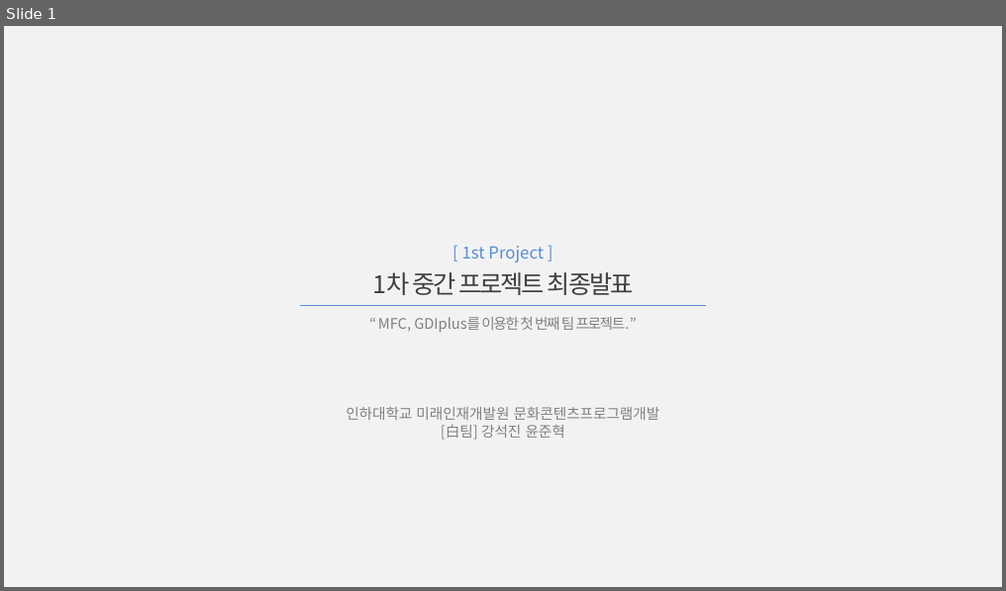
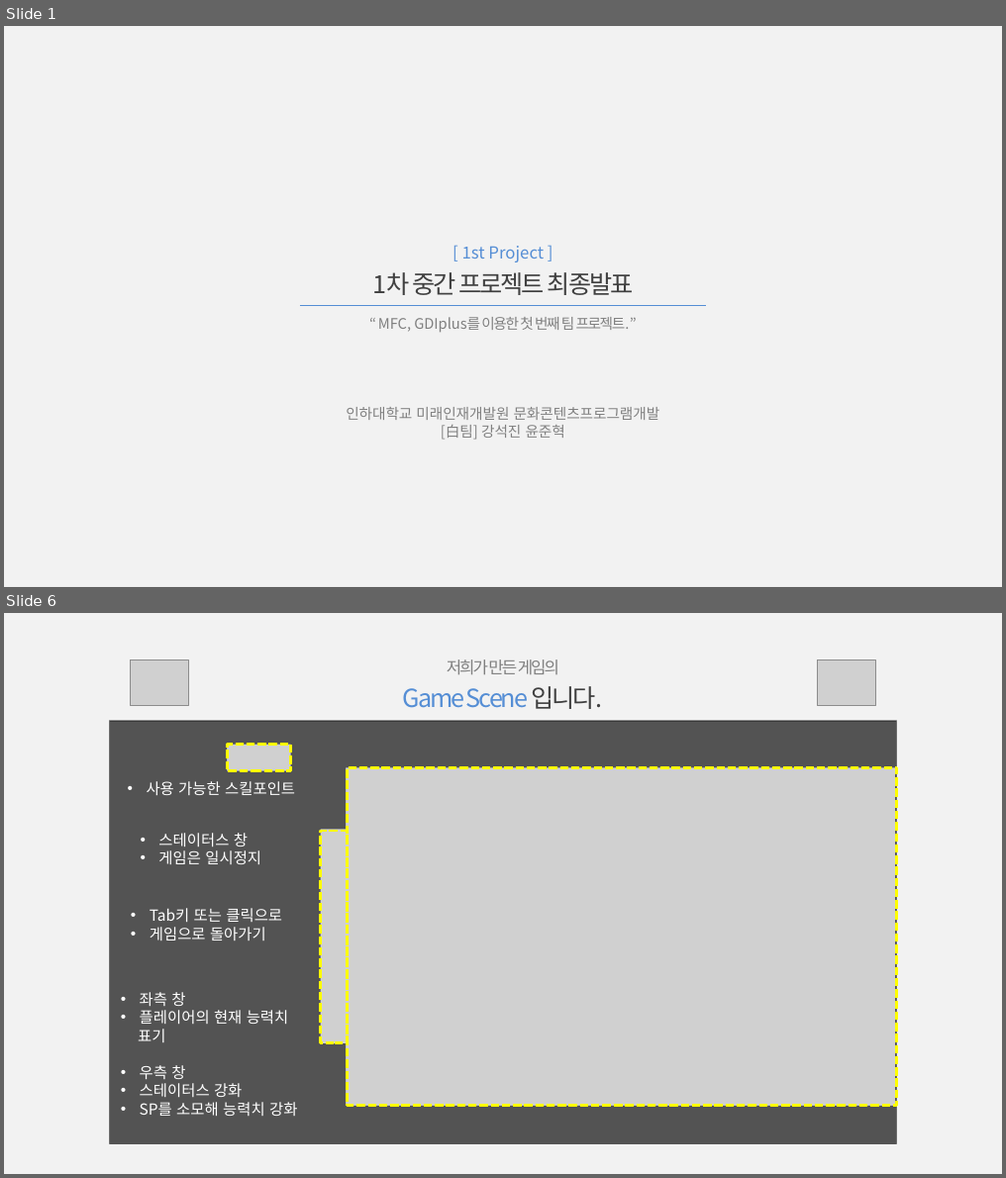
Before and after one commit to Hanel99/inha_1stproject, a slide deck: 기타/1차중간프로젝트_최종발표_白팀_강석진윤준혁.pptx. Shown one above the other, each under a label of ours: slide 1 before the commit, slides 1 and 6 after it; the slides between them are not shown. The pictures are 1006x591 and 1006x1178 pixels, drawn with LibreOffice and Linux fonts; fonts in the diff are those of the drawing; grey boxes stand for pictures. Boxes give left, top, right and bottom in pixels: in the first picture for what was removed or moved away, otherwise in the second. Text is boxed around its words. In the diff, an @@ line names an element or a change of style, - is before the commit and + after.

```diff
--- a/기타/1차중간프로젝트_최종발표_白팀_강석진윤준혁.pptx
+++ b/기타/1차중간프로젝트_최종발표_白팀_강석진윤준혁.pptx
@@ slide 6 added at [4, 613, 1002, 1174], background #F2F2F2 @@
@@ picture added at [131, 661, 188, 706] @@
@@ text added at [403, 660, 603, 709], 18 pt, text #558ED5 @@
+저희가 만든 게임의
+Game Scene 입니다.
@@ picture added at [818, 661, 875, 706] @@
@@ picture added at [110, 721, 897, 1144] @@
@@ freeform shape added at [110, 721, 897, 1144], fill #000000 at 60% opacity @@
@@ rectangle added at [227, 745, 290, 771], outline #FFFF00 2 pt dashed @@
@@ text added at [147, 781, 295, 795], 11 pt, text #FFFFFF @@
+• 사용 가능한 스킬포인트
@@ rectangle added at [348, 767, 897, 1106], outline #FFFF00 2 pt dashed @@
@@ text added at [158, 833, 261, 864], 11 pt, text #FFFFFF @@
+• 스테이터스 창
+• 게임은 일시정지
@@ rectangle added at [321, 831, 348, 1043], outline #FFFF00 2 pt dashed @@
@@ text added at [150, 908, 282, 941], 11 pt, text #FFFFFF @@
+• Tab키 또는 클릭으로
+• 게임으로 돌아가기
@@ text added at [138, 992, 297, 1116], 11 pt, text #FFFFFF @@
+• 좌측 창
+• 플레이어의 현재 능력치
+표기
+• 우측 창
+• 스테이터스 강화
+• SP를 소모해 능력치 강화
```
Also in this commit, not shown: 5 slides changed, 17 other slides added, 23 slides removed, 23 other files.
